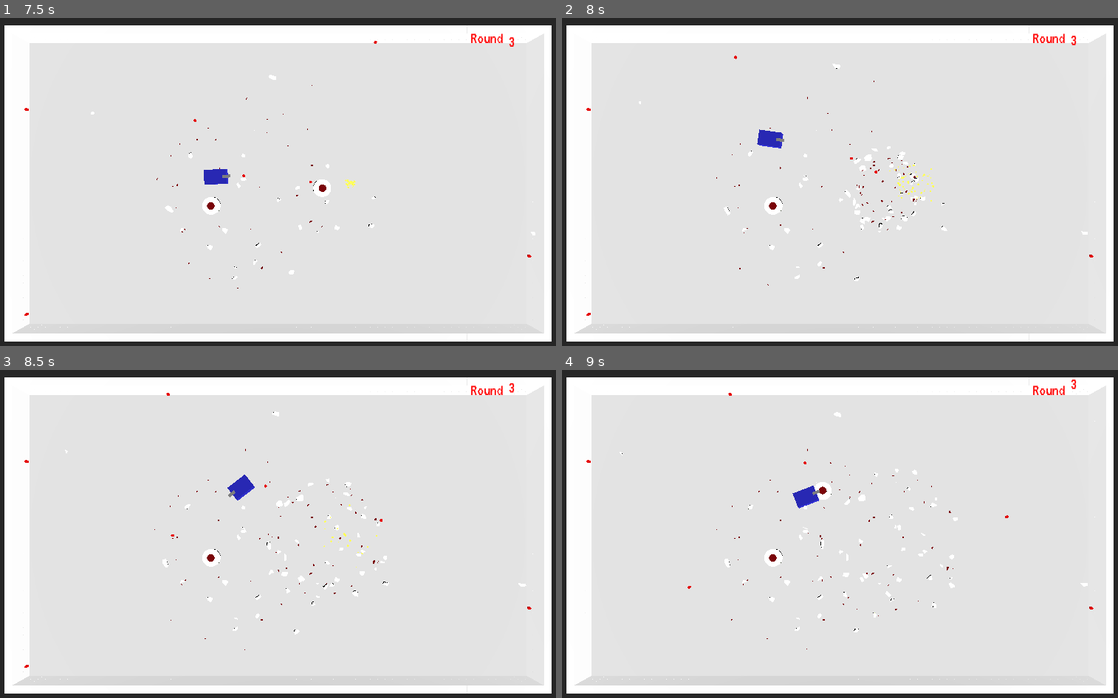
Above: before the commit, frames 1-4 (two rows, left to right).
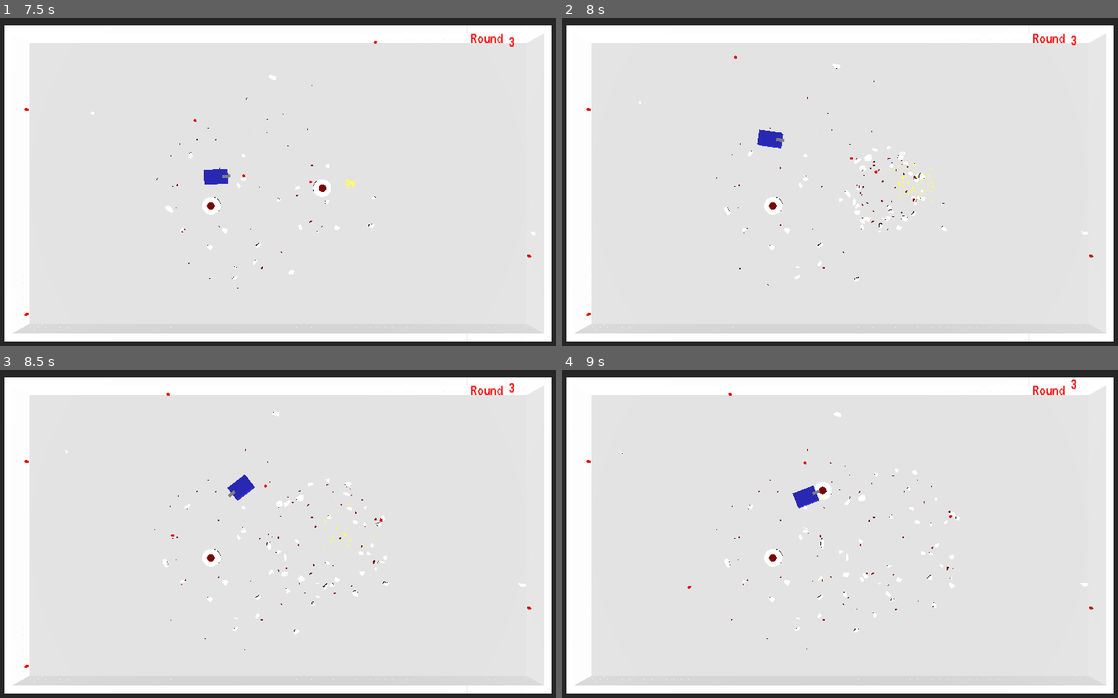
Above: after the commit, the same moments.

Repository: HennyBicks01/tanks
Game: Godot game, scene res://scenes/Main.tscn
The game is run twice, just before and just after one commit, with the same random seed, the same clock (stepped at 60 frames per second) and the same inputs.
Inputs (mouse positions are in pixels of both pictures, inside the frame that each line leads up to):
- Up to frame 1 (7.5 s): click "Single Player" at 0.5 s; tap Enter at 1.25 s; move the mouse to (405, 165) at 1.27 s; hold Right (right) 1.28-2.03 s; click (405, 165) at 1.35 s; move the mouse to (161, 198) at 2.02 s; hold Down (down) 2.03-2.78 s; right-click (161, 198) at 2.1 s; click (161, 198) at 2.3 s; move the mouse to (339, 109) at 2.77 s; hold Right (right) 2.78-3.53 s; click (339, 109) at 2.85 s; move the mouse to (250, 250) at 3.52 s; hold Up (up) 3.53-4.28 s; click (250, 250) at 3.6 s; move the mouse to (455, 234) at 4.27 s; hold Left (left) 4.28-5.78 s; right-click (455, 234) at 4.35 s; click (455, 234) at 4.55 s; move the mouse to (100, 132) at 5.02 s; click (100, 132) at 5.1 s; move the mouse to (305, 182) at 5.77 s; hold Down (down) 5.78-6.53 s; click (305, 182) at 5.85 s; move the mouse to (189, 100) at 6.52 s; hold Right (right) 6.53-7.28 s; right-click (189, 100) at 6.6 s; click (189, 100) at 6.8 s; move the mouse to (405, 165) at 7.27 s; hold Up (up) from 7.28 s (still down); click (405, 165) at 7.35 s
- Up to frame 2 (8 s): keep holding Up (up)
- Up to frame 3 (8.5 s): move the mouse to (161, 550) at 8.02 s; release Up (up) at 8.03 s; hold Right (right) from 8.03 s (still down); click (161, 550) at 8.1 s
- Up to frame 4 (9 s): move the mouse to (901, 461) at 8.77 s; release Right (right) at 8.78 s; hold Down (down) from 8.78 s (still down); right-click (901, 461) at 8.85 s

Frame 1 is identical in both runs. In frame 2, less than 0.1% of the frame differs, in the area x 60-66%, y 46-56%; in frame 3, less than 0.1%; in frame 4, 0.1%, in the area x 56-81%, y 40-76%.

Commit message:
fixed enemy ghosting issue

Diff:
--- a/scenes/Practice.tscn
+++ b/scenes/Practice.tscn
@@ -102,7 +102,7 @@
 
 [node name="GPUParticles3D" type="GPUParticles3D" parent="."]
 emitting = false
-amount = 250000
+amount = 25000
 lifetime = 3.02
 one_shot = true
 explosiveness = 0.82
--- a/scenes/enemy.gd
+++ b/scenes/enemy.gd
@@ -41,6 +41,8 @@
 
 @rpc("any_peer", "call_local")
 func shoot():
+	if not is_inside_tree() or not visible:
+		return
 	if player and projectile_scene:
 		var projectile = projectile_scene.instantiate()
 		var spawn_point = cannon.global_position + -cannon.global_transform.basis.z * 1.5
@@ -74,7 +76,18 @@
 	var explosion = preload("res://scenes/Explosion.tscn").instantiate()
 	get_parent().add_child(explosion)
 	explosion.global_position = global_position
+
+	# Disable collision and shooting immediately
+	$CollisionShape3D.disabled = true
+	set_process(false)
+	set_physics_process(false)
+
+	# Make the tank invisible
 	visible = false
+
+	# Check if the round has ended
 	get_parent().check_round_end()
+
+	# Remove the tank after a delay
 	await get_tree().create_timer(2.0).timeout
 	queue_free()
